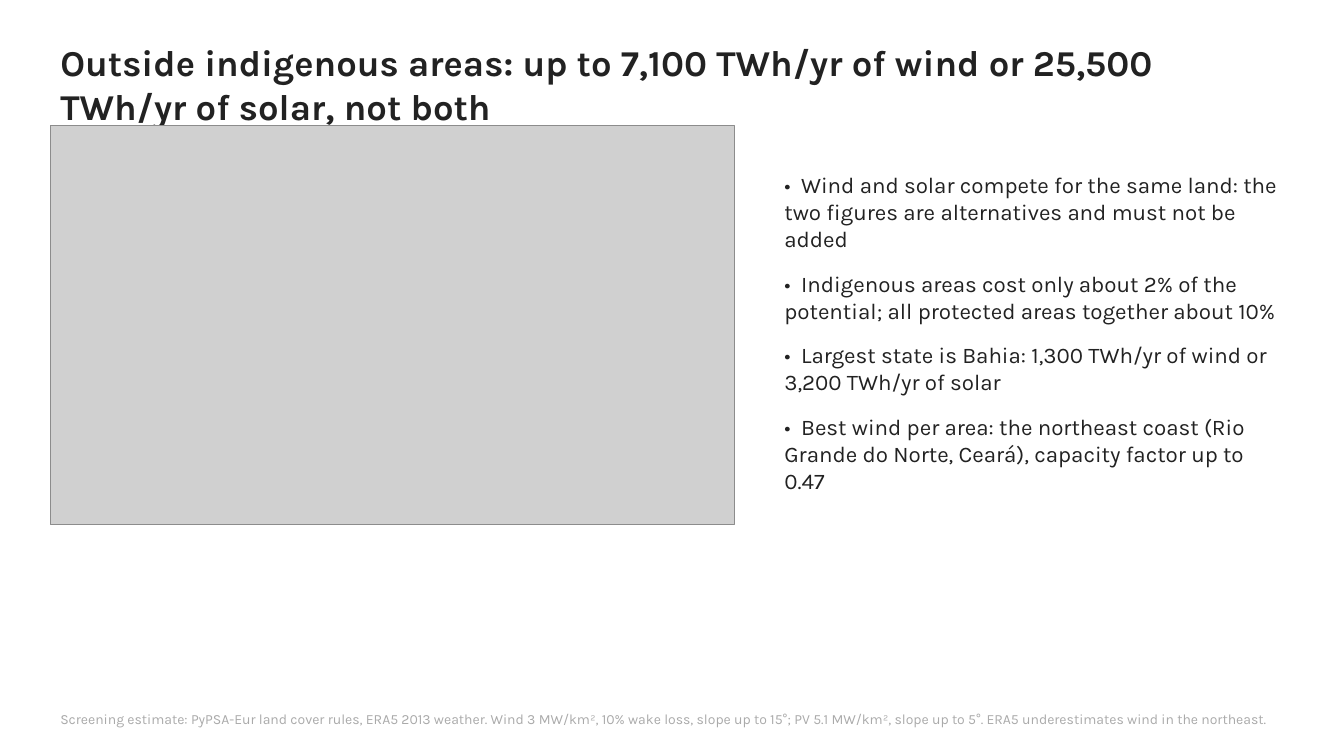
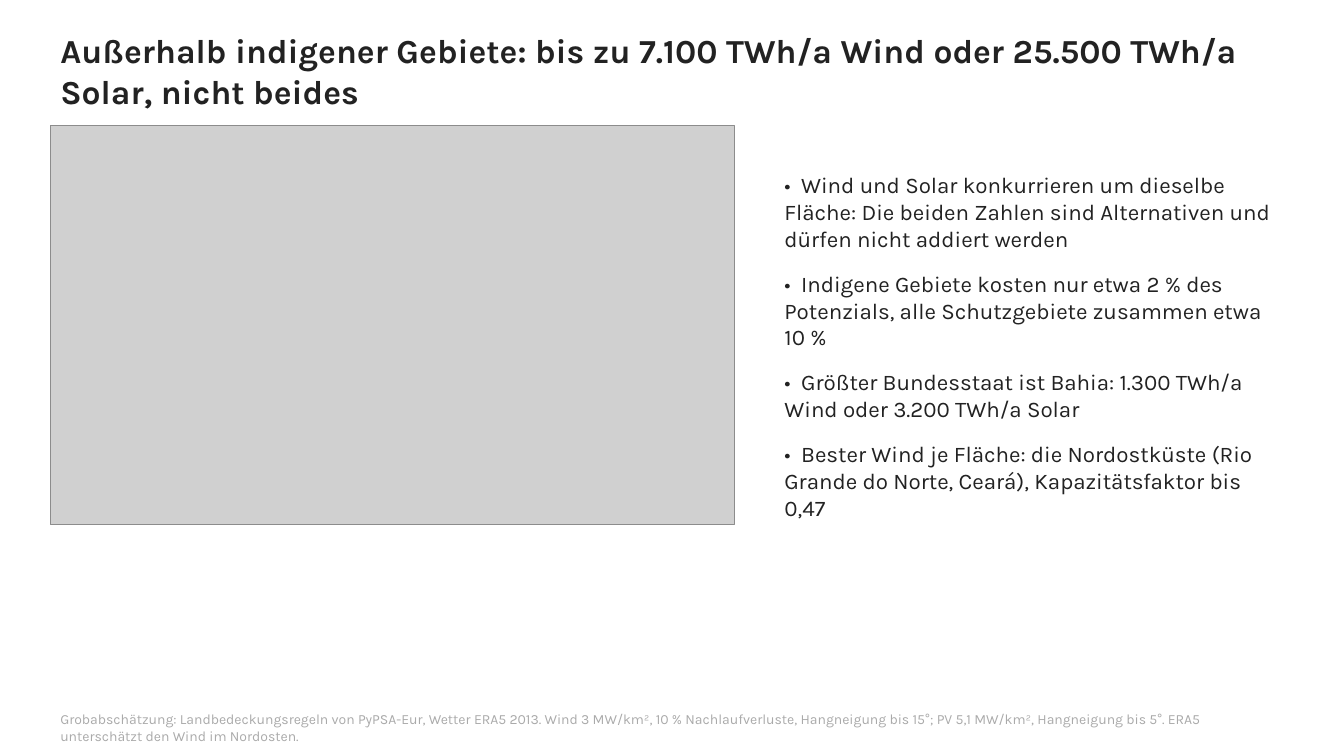
Before and after one commit to YAL-ESM/pypsa-eur-ki, a slide deck: slide 4 of workshop/slides/brazil_renewables.pptx. Drawn at 1344x756 pixels with LibreOffice and Linux fonts; fonts in the diff are those of the drawing; grey boxes stand for pictures. Boxes give left, top, right and bottom in pixels: in the first picture for what was removed or moved away, otherwise in the second. Text is boxed around its words. In the diff, an @@ line names an element or a change of style, - is before the commit and + after.

```diff
--- a/workshop/slides/brazil_renewables.pptx
+++ b/workshop/slides/brazil_renewables.pptx
@@ text at [60,38,1236,109]: text changed; size 26 to 24 pt @@
-Outside indigenous areas: up to 7,100 TWh/yr of wind or 25,500 TWh/yr of solar, not both
+Außerhalb indigener Gebiete: bis zu 7.100 TWh/a Wind oder 25.500 TWh/a Solar, nicht beides
@@ text at [784,177,1270,519]: text changed @@
-• Wind and solar compete for the same land: the two figures are alternatives and must not be added
-• Indigenous areas cost only about 2% of the potential; all protected areas together about 10%
-• Largest state is Bahia: 1,300 TWh/yr of wind or 3,200 TWh/yr of solar
-• Best wind per area: the northeast coast (Rio Grande do Norte, Ceará), capacity factor up to 0.47
+• Wind und Solar konkurrieren um dieselbe Fläche: Die beiden Zahlen sind Alternativen und dürfen nicht addiert werden
+• Indigene Gebiete kosten nur etwa 2 % des Potenzials, alle Schutzgebiete zusammen etwa 10 %
+• Größter Bundesstaat ist Bahia: 1.300 TWh/a Wind oder 3.200 TWh/a Solar
+• Bester Wind je Fläche: die Nordostküste (Rio Grande do Norte, Ceará), Kapazitätsfaktor bis 0,47
@@ text at [60,714,1200,741]: text changed @@
-Screening estimate: PyPSA-Eur land cover rules, ERA5 2013 weather. Wind 3 MW/km², 10% wake loss, slope up to 15°; PV 5.1 MW/km², slope up to 5°. ERA5 underestimates wind in the northeast.
+Grobabschätzung: Landbedeckungsregeln von PyPSA-Eur, Wetter ERA5 2013. Wind 3 MW/km², 10 % Nachlaufverluste, Hangneigung bis 15°; PV 5,1 MW/km², Hangneigung bis 5°. ERA5 unterschätzt den Wind im Nordosten.
```
Also in this commit, not shown: 7 other slides changed, 1 other file.
